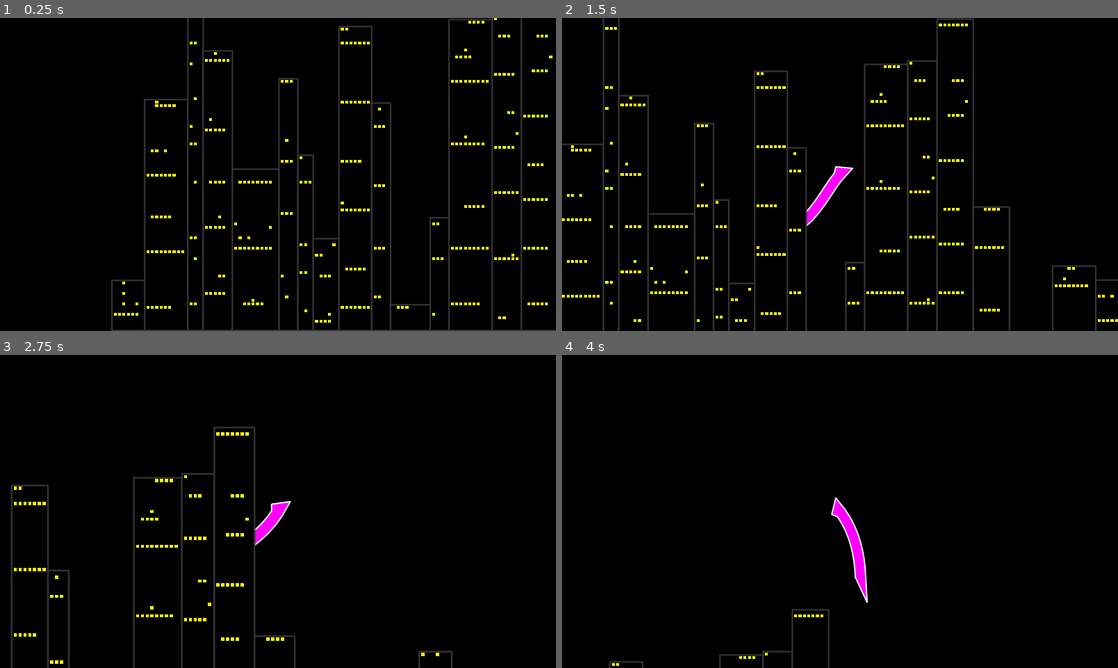
Above: before the commit, frames 1-4 (two rows, left to right).
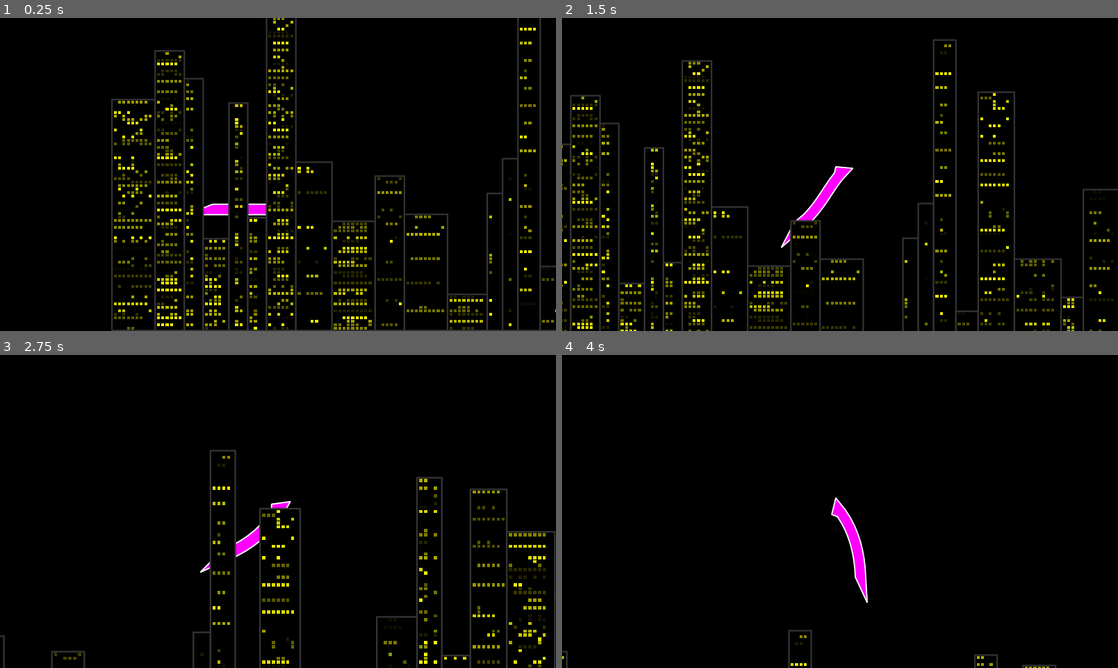
Above: after the commit, the same moments.

Repository: elektito/wyrmsim
Game: Godot game, scene res://World.tscn
Same seed, same stepped clock (60 frames per second), same inputs: the game is played once before the commit and once after it. The engine's default icon, where the game draws it, is replaced by a stand-in: a white triangle on a blue panel in a dark square.
Inputs (mouse positions are in pixels of both pictures, inside the frame that each line leads up to):
- Up to frame 1 (0.25 s): no input
- Up to frame 2 (1.5 s): move the mouse to (962, 158) at 0.52 s; hold W (up) 0.53-1.28 s; tap N (add_segment) at 0.6 s; move the mouse to (728, 190) at 1.27 s; hold S (down) from 1.28 s (still down); tap D (remove_segment) at 1.35 s
- Up to frame 3 (2.75 s): move the mouse to (333, 442) at 2.02 s; release S (down) at 2.03 s; hold W (up) from 2.03 s (still down); tap Mouse wheel up (zoom_in) at 2.1 s
- Up to frame 4 (4 s): move the mouse to (812, 574) at 2.77 s; tap Mouse wheel down (zoom_out) at 2.85 s; move the mouse to (1006, 558) at 3.52 s; release W (up) at 3.53 s; hold A (left) from 3.53 s (still down); tap N (add_segment) at 3.6 s

The runs differ from the first frame. In frame 1, 13% of the frame differs, in the area x 20-100%, y 0-100%; in frame 2, 12%; in frame 3, 6.3%; in frame 4, 0.7%.

Commit message:
Make the buildings slightly better

Diff:
--- a/Building.gd
+++ b/Building.gd
@@ -66,6 +66,14 @@
 						windows[f][w] = true
 						total_lit += 1
 
+	# sometimes empty out columns of windows to suggest vertical windowless areas
+	if randf() < 0.5:
+		var columns := randi() % 2 + 1
+		for i in range(columns):
+			var w = randi() % windows_per_floor
+			for f in range(floors):
+				windows[f][w] = false
+
 	# redraw
 	update()
 
@@ -75,11 +83,12 @@
 	draw_rect(rect, background_color, true)
 	draw_rect(rect, outline_color, false, outline_width, antialiased)
 	for f in range(floors):
+		var darkness = rand_range(0.0, 1.0)
 		for w in range(windows_per_floor):
 			if windows[f][w]:
 				var pos = Vector2(outline_width + window_margin + w * (window_width + window_margin), outline_width + floor_margin + f * (floor_height + floor_margin))
 				var r = Rect2(pos, Vector2(window_width, floor_height))
-				draw_rect(r, window_color, true)
+				draw_rect(r, window_color.darkened(darkness), true)
 
 
 func _on_Building_resized():
--- a/World.gd
+++ b/World.gd
@@ -7,7 +7,7 @@
 	var x = 0
 	for i in range(1000):
 		var b = preload("res://Building.tscn").instance()
-		b.fill_rate = 0.06
+		b.fill_rate = rand_range(0.04, 0.5)
 		b.outline_width = 3
 		b.outline_color = Color(0.2, 0.2, 0.2)
 		b.window_margin = 5
